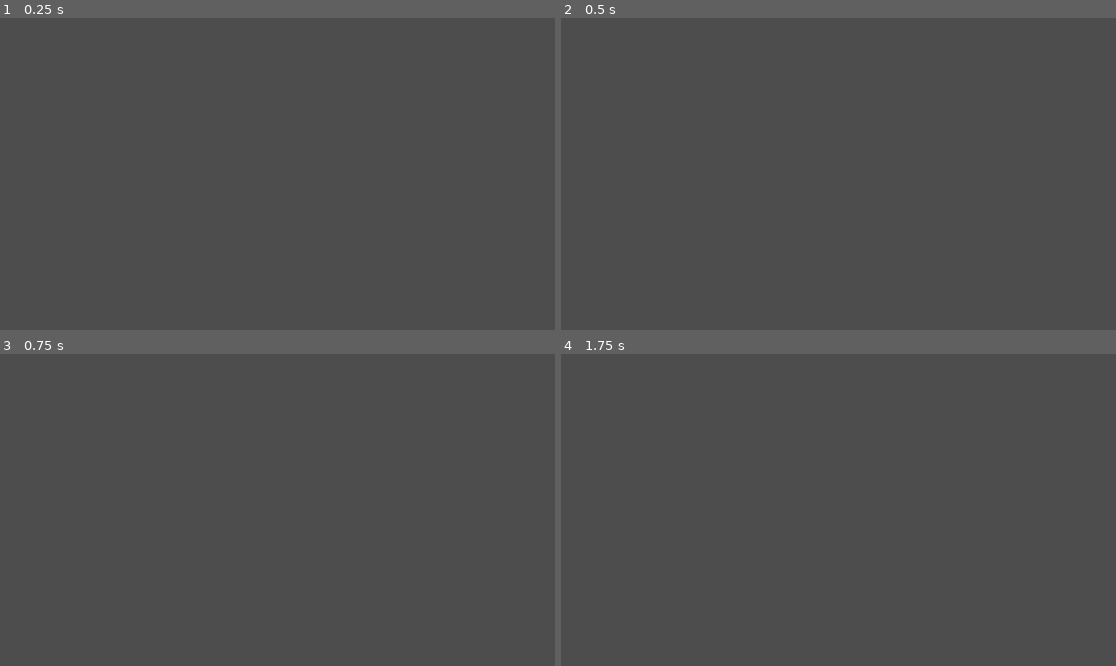
Above: before the commit, frames 1-4 (two rows, left to right).
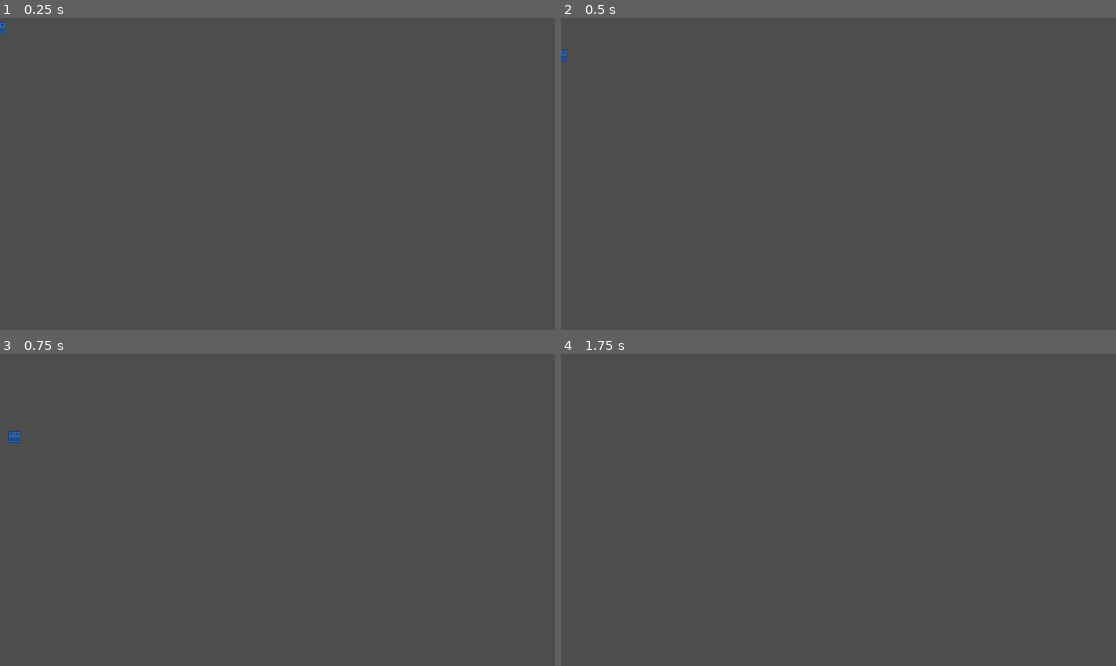
Above: after the commit, the same moments.

Repository: Ksawex4/Block-Jumper-Godot
Game: Godot game, scene res://Scenes/Objects/fency.tscn
Same seed, same stepped clock (60 frames per second), same inputs: the game is played once before the commit and once after it. Before the commit the project has no main scene; this scene is started directly in both runs.
Inputs:
- Up to frame 1 (0.25 s): no input
- Up to frame 2 (0.5 s): no input
- Up to frame 3 (0.75 s): hold D (FencyRight) from 0.53 s (still down); tap W (FencyJump) at 0.6 s
- Up to frame 4 (1.75 s): keep holding D (FencyRight); tap W (FencyJump) at 0.77, 1.07, 1.35, 1.52 s

The runs differ from the first frame. In frame 1, less than 0.1% of the frame differs, in the area x 0-2%, y 1-5%; in frame 2, less than 0.1%; in frame 3, less than 0.1%, in the area x 1-4%, y 24-29%; in frame 4, nothing differs.

Commit message:
added BeanBlock, PanLoduwka, Global script, Players Script

Diff:
--- /dev/null
+++ b/Scenes/Objects/bean_block.tscn
@@ -0,0 +1,34 @@
+[gd_scene load_steps=8 format=3 uid="uid://ds4kjmnylu01w"]
+
+[ext_resource type="Texture2D" uid="uid://cwg2cx6ehy0gf" path="res://Textures/BeanBlock/BeanBlockF1.png" id="1_2264p"]
+[ext_resource type="Texture2D" uid="uid://bc653peh6cb8t" path="res://Textures/BeanBlock/BeanBlockF2.png" id="2_j1g6e"]
+[ext_resource type="Texture2D" uid="uid://dqetrplfu8mm4" path="res://Textures/BeanBlock/BeanBlockF3.png" id="3_4e2n1"]
+[ext_resource type="Texture2D" uid="uid://bycj3ur2fnpe6" path="res://Textures/BeanBlock/BeanBlockF4.png" id="4_vuqm0"]
+
+[sub_resource type="QuadMesh" id="QuadMesh_o0h20"]
+size = Vector2(50, 50)
+
+[sub_resource type="AnimatedTexture" id="AnimatedTexture_eb17q"]
+frames = 4
+speed_scale = 4.0
+frame_0/texture = ExtResource("1_2264p")
+frame_1/texture = ExtResource("2_j1g6e")
+frame_1/duration = 1.0
+frame_2/texture = ExtResource("3_4e2n1")
+frame_2/duration = 1.0
+frame_3/texture = ExtResource("4_vuqm0")
+frame_3/duration = 1.0
+
+[sub_resource type="RectangleShape2D" id="RectangleShape2D_14tek"]
+size = Vector2(50, 50)
+
+[node name="BeanBlock" type="CharacterBody2D"]
+collision_mask = 0
+
+[node name="BeanBlockMesh" type="MeshInstance2D" parent="."]
+texture_filter = 1
+mesh = SubResource("QuadMesh_o0h20")
+texture = SubResource("AnimatedTexture_eb17q")
+
+[node name="BeanBlockCollision" type="CollisionShape2D" parent="."]
+shape = SubResource("RectangleShape2D_14tek")
--- a/Scenes/Objects/fency.tscn
+++ b/Scenes/Objects/fency.tscn
@@ -1,6 +1,7 @@
-[gd_scene load_steps=9 format=3 uid="uid://ca84m2q4atj5b"]
+[gd_scene load_steps=10 format=3 uid="uid://btuf7ucts5n8c"]
 
 [ext_resource type="Texture2D" uid="uid://dg0bknw4oeco4" path="res://Textures/Fency/1.png" id="1_frktg"]
+[ext_resource type="Script" uid="uid://dgu2f0etuscje" path="res://Scripts/Player.gd" id="1_j1hk5"]
 [ext_resource type="Texture2D" uid="uid://dxunk3l8suvrn" path="res://Textures/Fency/2.png" id="2_j1hk5"]
 [ext_resource type="Texture2D" uid="uid://vr0khyvgrysf" path="res://Textures/Fency/3.png" id="3_aml5i"]
 [ext_resource type="Texture2D" uid="uid://dytjd8nd2j8ld" path="res://Textures/Fency/4.png" id="4_huymj"]
@@ -24,14 +25,14 @@
 [sub_resource type="RectangleShape2D" id="RectangleShape2D_r12lk"]
 size = Vector2(25, 25)
 
-[node name="Fency" type="RigidBody2D"]
+[node name="Fency" type="CharacterBody2D"]
 texture_filter = 1
-gravity_scale = -1.0
-can_sleep = false
-lock_rotation = true
+collision_layer = 2
+script = ExtResource("1_j1hk5")
+jumpHeight = 400
 
 [node name="FencyMesh" type="MeshInstance2D" parent="."]
-rotation = 3.14159
+rotation = -3.14159
 mesh = SubResource("QuadMesh_ytkl7")
 texture = SubResource("AnimatedTexture_fcs1i")
 
--- /dev/null
+++ b/Scenes/Objects/pan_loduwka.tscn
@@ -0,0 +1,53 @@
+[gd_scene load_steps=10 format=3 uid="uid://cxnvloc13qu04"]
+
+[ext_resource type="Script" uid="uid://dgu2f0etuscje" path="res://Scripts/Player.gd" id="1_32lqj"]
+[ext_resource type="Texture2D" uid="uid://b0e0t14l3fp8h" path="res://Textures/PanLoduwka/PanLoduwkaIdle/1PanLoduwka.png" id="1_xiwxr"]
+[ext_resource type="Texture2D" uid="uid://0s7n12bywcsx" path="res://Textures/PanLoduwka/PanLoduwkaIdle/2PanLoduwka.png" id="2_32lqj"]
+[ext_resource type="Texture2D" uid="uid://v5cgsx5y5lwl" path="res://Textures/PanLoduwka/PanLoduwkaIdle/3PanLoduwka.png" id="3_06k54"]
+[ext_resource type="Texture2D" uid="uid://do6o7s65omh8c" path="res://Textures/PanLoduwka/PanLoduwkaIdle/4PanLoduwka.png" id="4_a6v05"]
+
+[sub_resource type="QuadMesh" id="QuadMesh_fppfb"]
+size = Vector2(25, 37.5)
+
+[sub_resource type="AnimatedTexture" id="AnimatedTexture_mrfjq"]
+frames = 5
+speed_scale = 8.0
+frame_0/texture = ExtResource("1_xiwxr")
+frame_1/texture = ExtResource("2_32lqj")
+frame_1/duration = 1.0
+frame_2/texture = ExtResource("3_06k54")
+frame_2/duration = 1.0
+frame_3/texture = ExtResource("4_a6v05")
+frame_3/duration = 1.0
+frame_4/duration = 1.0
+
+[sub_resource type="RectangleShape2D" id="RectangleShape2D_dbqok"]
+size = Vector2(21, 33)
+
+[sub_resource type="RectangleShape2D" id="RectangleShape2D_ha7ox"]
+size = Vector2(21, 33)
+
+[node name="PanLoduwka" type="CharacterBody2D"]
+texture_filter = 1
+collision_layer = 2
+script = ExtResource("1_32lqj")
+leftKey = "PanLoduwkaLeft"
+rightKey = "PanLoduwkaRight"
+jumpKey = "PanLoduwkaJump"
+
+[node name="PanLoduwkaMesh" type="MeshInstance2D" parent="."]
+rotation = 3.14159
+mesh = SubResource("QuadMesh_fppfb")
+texture = SubResource("AnimatedTexture_mrfjq")
+
+[node name="PanLoduwkaCollision" type="CollisionShape2D" parent="."]
+position = Vector2(0.42, 0.68)
+shape = SubResource("RectangleShape2D_dbqok")
+
+[node name="HitBoxArea" type="Area2D" parent="."]
+collision_layer = 2
+collision_mask = 4
+
+[node name="HibBox" type="CollisionShape2D" parent="HitBoxArea"]
+position = Vector2(0.42, 0.68)
+shape = SubResource("RectangleShape2D_ha7ox")
--- a/Scenes/Objects/toasty.tscn
+++ b/Scenes/Objects/toasty.tscn
@@ -1,6 +1,7 @@
-[gd_scene load_steps=4 format=3 uid="uid://hhepu0udy5hv"]
+[gd_scene load_steps=5 format=3 uid="uid://hhepu0udy5hv"]
 
 [ext_resource type="Texture2D" uid="uid://dmktkgr7uu4dm" path="res://Textures/Toasty/Toasty.png" id="1_g3tna"]
+[ext_resource type="Script" uid="uid://dgu2f0etuscje" path="res://Scripts/Player.gd" id="1_kect0"]
 
 [sub_resource type="QuadMesh" id="QuadMesh_kect0"]
 size = Vector2(25, 25)
@@ -8,9 +9,14 @@
 [sub_resource type="RectangleShape2D" id="RectangleShape2D_12wjm"]
 size = Vector2(25, 22.5)
 
-[node name="Toasty" type="RigidBody2D"]
-can_sleep = false
-lock_rotation = true
+[node name="Toasty" type="CharacterBody2D"]
+collision_layer = 2
+script = ExtResource("1_kect0")
+jumpHeight = 530
+leftKey = "ToastyLeft"
+rightKey = "ToastyRight"
+jumpKey = "ToastyJump"
+gravityDifference = 10
 
 [node name="ToastyMesh" type="MeshInstance2D" parent="."]
 texture_filter = 1
@@ -23,6 +29,8 @@
 shape = SubResource("RectangleShape2D_12wjm")
 
 [node name="HitBoxArea" type="Area2D" parent="."]
+collision_layer = 0
+collision_mask = 4
 
 [node name="HitBox" type="CollisionShape2D" parent="HitBoxArea"]
 position = Vector2(0.02, 1.23)
--- a/Scenes/fency.tscn
+++ /dev/null
@@ -1,46 +0,0 @@
-[gd_scene load_steps=9 format=3 uid="uid://cvwfsavmbq0xp"]
-
-[ext_resource type="Texture2D" uid="uid://dg0bknw4oeco4" path="res://Textures/Fency/1.png" id="1_frktg"]
-[ext_resource type="Texture2D" uid="uid://dxunk3l8suvrn" path="res://Textures/Fency/2.png" id="2_j1hk5"]
-[ext_resource type="Texture2D" uid="uid://vr0khyvgrysf" path="res://Textures/Fency/3.png" id="3_aml5i"]
-[ext_resource type="Texture2D" uid="uid://dytjd8nd2j8ld" path="res://Textures/Fency/4.png" id="4_huymj"]
-
-[sub_resource type="QuadMesh" id="QuadMesh_ytkl7"]
-size = Vector2(25, 25)
-
-[sub_resource type="AnimatedTexture" id="AnimatedTexture_fcs1i"]
-frames = 4
-frame_0/texture = ExtResource("1_frktg")
-frame_1/texture = ExtResource("2_j1hk5")
-frame_1/duration = 1.0
-frame_2/texture = ExtResource("3_aml5i")
-frame_2/duration = 1.0
-frame_3/texture = ExtResource("4_huymj")
-frame_3/duration = 1.0
-
-[sub_resource type="RectangleShape2D" id="RectangleShape2D_qbaig"]
-size = Vector2(25, 25)
-
-[sub_resource type="RectangleShape2D" id="RectangleShape2D_r12lk"]
-size = Vector2(25, 25)
-
-[node name="Fency" type="RigidBody2D"]
-texture_filter = 1
-gravity_scale = -1.0
-can_sleep = false
-lock_rotation = true
-
-[node name="FencyMesh" type="MeshInstance2D" parent="."]
-rotation = 3.14159
-mesh = SubResource("QuadMesh_ytkl7")
-texture = SubResource("AnimatedTexture_fcs1i")
-
-[node name="SolidsCollision" type="CollisionShape2D" parent="."]
-shape = SubResource("RectangleShape2D_qbaig")
-
-[node name="HitBoxArea" type="Area2D" parent="."]
-collision_layer = 0
-collision_mask = 4
-
-[node name="HitBox" type="CollisionShape2D" parent="HitBoxArea"]
-shape = SubResource("RectangleShape2D_r12lk")
--- /dev/null
+++ b/Scripts/Global.gd
@@ -0,0 +1,7 @@
+extends Node
+
+var Gravity = 10
+
+func _process(delta: float) -> void:
+	if Input.is_action_just_pressed("Quit"):
+		get_tree().quit()
--- /dev/null
+++ b/Scripts/Player.gd
@@ -0,0 +1,27 @@
+extends CharacterBody2D
+
+@export var speed = 150
+@export var jumpHeight = 380
+@export var leftKey = "FencyLeft"
+@export var rightKey = "FencyRight"
+@export var jumpKey = "FencyJump"
+@export var gravityDifference = 0
+
+func _physics_process(delta: float) -> void:
+	if !is_on_floor():
+		velocity.y += Global.Gravity + gravityDifference
+
+	if Input.is_action_pressed(jumpKey):
+		jump()
+
+	var horizontalDirection = Input.get_axis(leftKey, rightKey)
+	move(horizontalDirection)
+
+	move_and_slide()
+
+func jump():
+	if is_on_floor():
+		velocity.y = -jumpHeight
+
+func move(x):
+	velocity.x = speed * x
--- a/project.godot
+++ b/project.godot
@@ -11,8 +11,13 @@
 [application]
 
 config/name="Block Jumper"
+run/main_scene="uid://di2dwbxolcdpe"
 config/features=PackedStringArray("4.4", "GL Compatibility")
 config/icon="res://icon.svg"
+
+[autoload]
+
+Global="*res://Scripts/Global.gd"
 
 [input]
 
@@ -31,12 +36,47 @@
 "events": [Object(InputEventKey,"resource_local_to_scene":false,"resource_name":"","device":-1,"window_id":0,"alt_press …(192 unchanged characters)…
 ]
 }
+ToastyLeft={
+"deadzone": 0.2,
+"events": [Object(InputEventKey,"resource_local_to_scene":false,"resource_name":"","device":-1,"window_id":0,"alt_pressed":false,"shift_pressed":false,"ctrl_pressed":false,"meta_pressed":false,"pressed":false,"keycode":0,"physical_keycode":74,"key_label":0,"unicode":106,"location":0,"echo":false,"script":null)
+]
+}
+ToastyRight={
+"deadzone": 0.2,
+"events": [Object(InputEventKey,"resource_local_to_scene":false,"resource_name":"","device":-1,"window_id":0,"alt_pressed":false,"shift_pressed":false,"ctrl_pressed":false,"meta_pressed":false,"pressed":false,"keycode":0,"physical_keycode":76,"key_label":0,"unicode":108,"location":0,"echo":false,"script":null)
+]
+}
+ToastyJump={
+"deadzone": 0.2,
+"events": [Object(InputEventKey,"resource_local_to_scene":false,"resource_name":"","device":-1,"window_id":0,"alt_pressed":false,"shift_pressed":false,"ctrl_pressed":false,"meta_pressed":false,"pressed":false,"keycode":0,"physical_keycode":73,"key_label":0,"unicode":105,"location":0,"echo":false,"script":null)
+]
+}
+PanLoduwkaLeft={
+"deadzone": 0.2,
+"events": [Object(InputEventKey,"resource_local_to_scene":false,"resource_name":"","device":-1,"window_id":0,"alt_pressed":false,"shift_pressed":false,"ctrl_pressed":false,"meta_pressed":false,"pressed":false,"keycode":0,"physical_keycode":70,"key_label":0,"unicode":102,"location":0,"echo":false,"script":null)
+]
+}
+PanLoduwkaRight={
+"deadzone": 0.2,
+"events": [Object(InputEventKey,"resource_local_to_scene":false,"resource_name":"","device":-1,"window_id":0,"alt_pressed":false,"shift_pressed":false,"ctrl_pressed":false,"meta_pressed":false,"pressed":false,"keycode":0,"physical_keycode":72,"key_label":0,"unicode":104,"location":0,"echo":false,"script":null)
+]
+}
+PanLoduwkaJump={
+"deadzone": 0.2,
+"events": [Object(InputEventKey,"resource_local_to_scene":false,"resource_name":"","device":-1,"window_id":0,"alt_pressed":false,"shift_pressed":false,"ctrl_pressed":false,"meta_pressed":false,"pressed":false,"keycode":0,"physical_keycode":84,"key_label":0,"unicode":116,"location":0,"echo":false,"script":null)
+]
+}
+Quit={
+"deadzone": 0.2,
+"events": [Object(InputEventKey,"resource_local_to_scene":false,"resource_name":"","device":-1,"window_id":0,"alt_pressed":false,"shift_pressed":false,"ctrl_pressed":false,"meta_pressed":false,"pressed":false,"keycode":0,"physical_keycode":4194305,"key_label":0,"unicode":0,"location":0,"echo":false,"script":null)
+]
+}
 
 [layer_names]
 
 2d_physics/layer_1="Solid"
 2d_physics/layer_2="Players"
-2d_physics/layer_3="Kills!"
+2d_physics/layer_3="Hurts!"
 2d_physics/layer_4="Collectables"
 
 [rendering]
Not shown, added: Scripts/Global.gd.uid
Not shown, added: Scripts/Player.gd.uid
Binary file added: Textures/BeanBlock/BeanBlockF1.png
Not shown, added: Textures/BeanBlock/BeanBlockF1.png.import
Binary file added: Textures/BeanBlock/BeanBlockF2.png
Not shown, added: Textures/BeanBlock/BeanBlockF2.png.import
Binary file added: Textures/BeanBlock/BeanBlockF3.png
Not shown, added: Textures/BeanBlock/BeanBlockF3.png.import
Binary file added: Textures/BeanBlock/BeanBlockF4.png
Not shown, added: Textures/BeanBlock/BeanBlockF4.png.import
Binary file added: Textures/PanLoduwka/PanLoduwkaIdle/1PanLoduwka.png
Not shown, added: Textures/PanLoduwka/PanLoduwkaIdle/1PanLoduwka.png.import
(and 6 more such lines)
